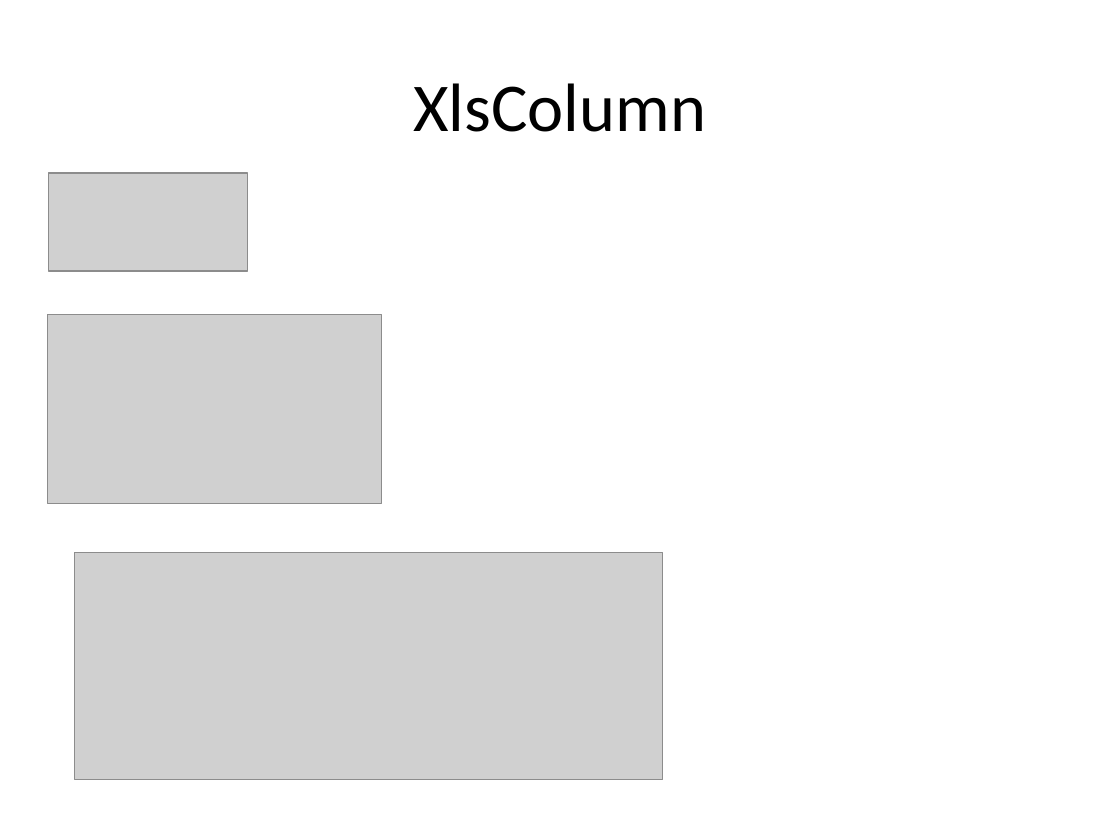
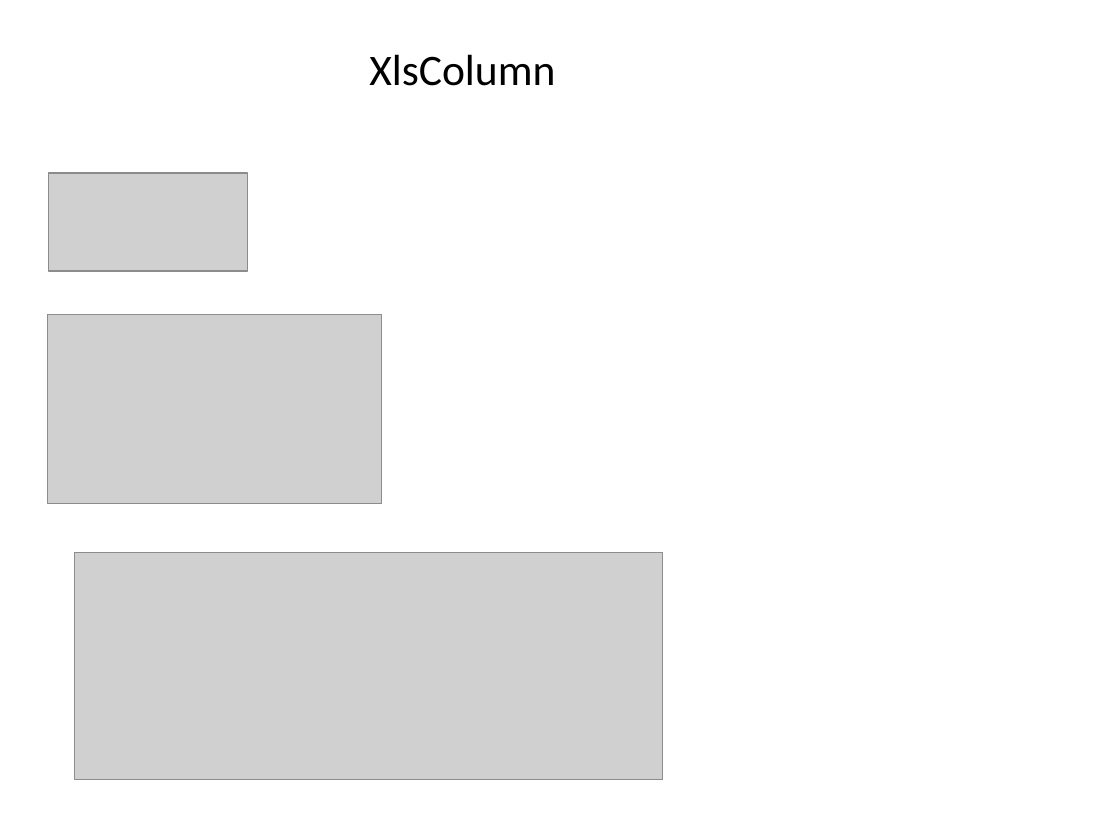
Before and after one commit to mygreen/xlsmapper, a slide deck: slide 10 of src/site/sphinx/memo/images.pptx. Drawn at 1120x840 pixels with LibreOffice and Linux fonts; fonts in the diff are those of the drawing; grey boxes stand for pictures. Boxes give left, top, right and bottom in pixels: in the first picture for what was removed or moved away, otherwise in the second. Text is boxed around its words. In the diff, an @@ line names an element or a change of style, - is before the commit and + after.

```diff
--- a/src/site/sphinx/memo/images.pptx
+++ b/src/site/sphinx/memo/images.pptx
@@ title "XlsColumn" at [369, 54, 555, 86]: size 44 to 28 pt @@
```
Also in this commit, not shown: 3 other slides changed, 2 slides added, 29 other files.
